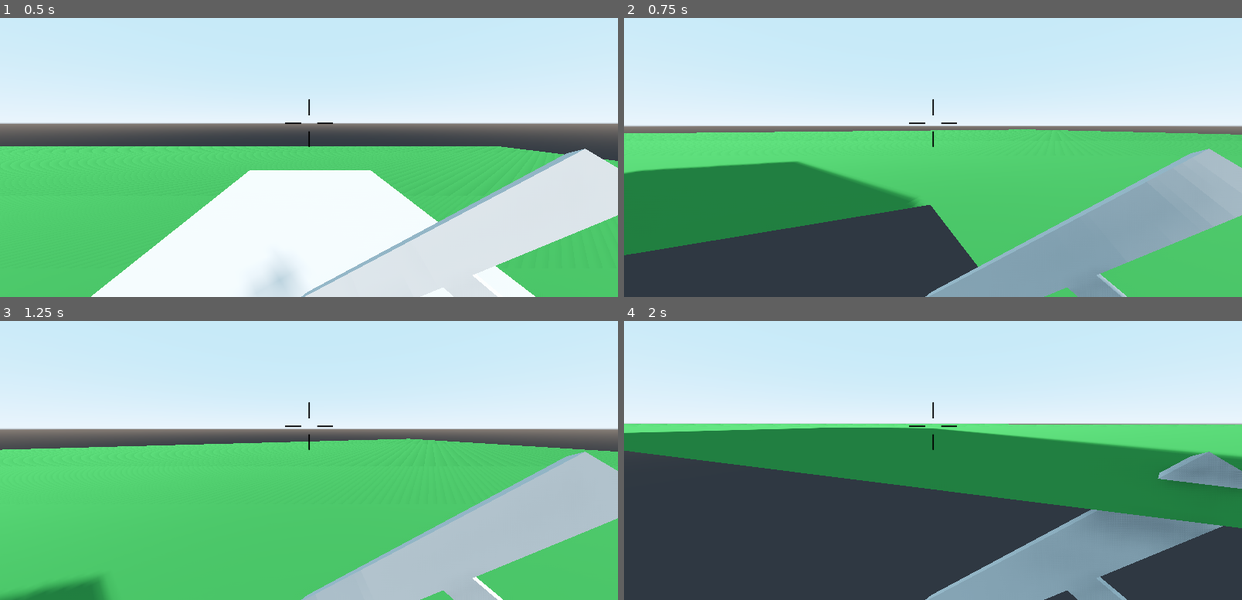
Above: before the commit, frames 1-4 (two rows, left to right).
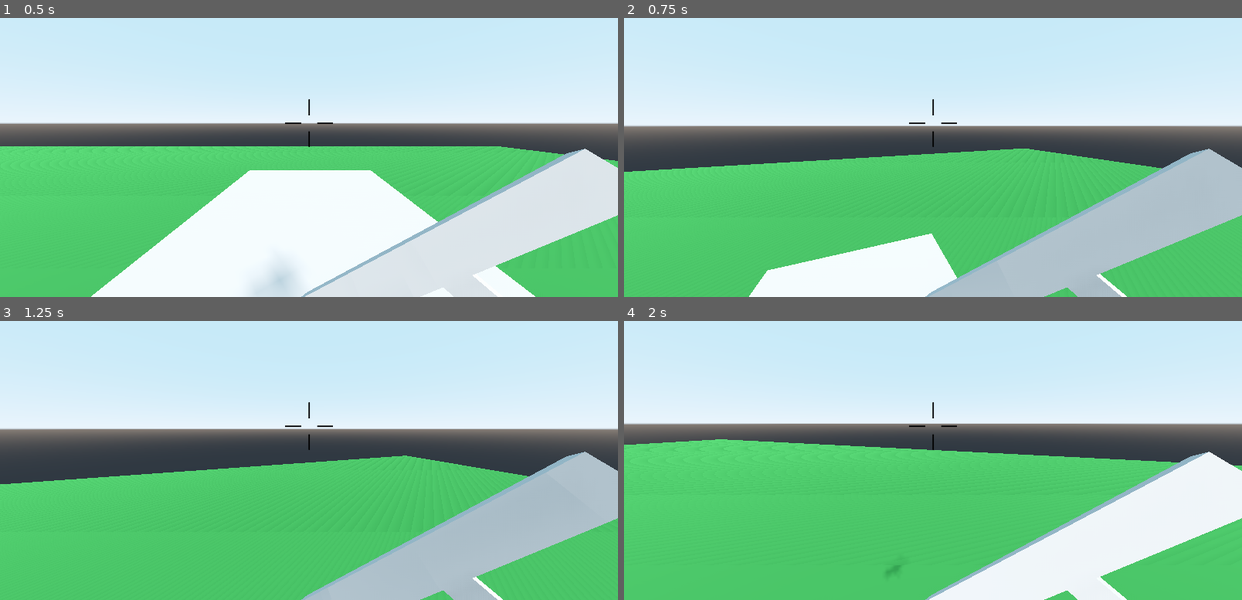
Above: after the commit, the same moments.

Repository: camgrodgers/senior-fps
Game: Godot game, scene res://Main.tscn
Two runs of this game, one before a commit and one after it. Both use one fixed random seed, a clock stepped at 60 frames per second and the inputs below.
Inputs (mouse positions are in pixels of both pictures, inside the frame that each line leads up to):
- Up to frame 1 (0.5 s): no input
- Up to frame 2 (0.75 s): tap Enter at 0.5 s; move the mouse to (963, 121) at 0.52 s; hold Up (move_forward) from 0.53 s (still down); hold Space (jump) from 0.53 s (still down); tap X (devmode, bound only before the commit) at 0.6 s
- Up to frame 3 (1.25 s): keep holding Up (move_forward); keep holding Space (jump)
- Up to frame 4 (2 s): keep holding Up (move_forward); move the mouse to (902, 427) at 1.27 s; release Space (jump) at 1.28 s; tap Space (jump) at 1.35, 1.52, 1.82 s; tap X (devmode, bound only before the commit) at 1.55 s

Frame 1 is identical in both runs. In frame 2, 42% of the frame differs, in the area x 0-100%, y 39-100%; in frame 3, 9.3%; in frame 4, 63%, in the area x 0-100%, y 36-100%.

Commit message:
Added Fly Mode

Diff:
--- a/Player/Player.gd
+++ b/Player/Player.gd
@@ -23,6 +23,9 @@
 		inverse_y_factor = 1
 
 func _physics_process(delta) -> void:
+	if Input.is_action_just_pressed("flymode"):
+		devmode = !devmode
+
 	if PlayerStats.danger_level >= 100 && !debug:
 		is_dead = true
 		$HUD.player_dead_message()
@@ -32,7 +35,10 @@
 		return
 
 	# Movement
-	process_movement(delta)
+	if(devmode):
+		fly(delta)
+	else:
+		process_movement(delta)
 	# Using items/weapons
 	process_item_use(delta)
 	# Screen shake
@@ -60,10 +66,7 @@
 var is_crouching: bool = false
 var stamina: float = 100.0
 
-# NOTE: Much of movement code is boilerplate and based on tutorials
-#		such as this one:
-#		https://docs.godotengine.org/en/3.2/tutorials/3d/fps_tutorial/part_one.html#making-the-fps-movement-logic
-func process_movement(delta: float) -> void:
+func fly(delta: float) -> void:
 	var aiming: Basis = $CameraHolder.transform.basis
 	var direction: Vector3 = Vector3()
 	var target_speed: float = WALK_SPEED
@@ -76,29 +79,40 @@
 		direction += aiming[0]
 	if Input.is_action_pressed("move_left"):
 		direction -= aiming[0]
-	if Input.is_action_just_pressed("devmode"):
-		if(devmode):
-			playerAltLevel = 1
-		devmode = !devmode
+
+
+	direction = direction.normalized()
+
+	var target = direction * target_speed
+
+
+	vel = vel.linear_interpolate(target, ACCEL * delta)
+
+	move_and_slide(vel)
+
+
+# NOTE: Much of movement code is boilerplate and based on tutorials
+#		such as this one:
+#		https://docs.godotengine.org/en/3.2/tutorials/3d/fps_tutorial/part_one.html#making-the-fps-movement-logic
+func process_movement(delta: float) -> void:
+	var aiming: Basis = $CameraHolder.transform.basis
+	var direction: Vector3 = Vector3()
+	var target_speed: float = WALK_SPEED
+
+	if Input.is_action_pressed("move_forward"):
+		direction -= aiming[2]
+	if Input.is_action_pressed("move_backward"):
+		direction += aiming[2]
+	if Input.is_action_pressed("move_right"):
+		direction += aiming[0]
+	if Input.is_action_pressed("move_left"):
+		direction -= aiming[0]
 
 	direction = direction.normalized()
 	var hvel: Vector3 = vel
 	hvel.y = 0
 	var target: Vector3 = direction
 	var accel: float = ACCEL if direction.dot(hvel) > 0 else DEACCEL
-
-	if(devmode):
-		translation.y = playerAltLevel
-		if Input.is_action_pressed("move_forward"):
-			translation -= 0.4*aiming[2]
-		if Input.is_action_pressed("move_backward"):
-			translation += 0.4*aiming[2]
-		if Input.is_action_pressed("move_right"):
-			translation += 0.4*aiming[0]
-		if Input.is_action_pressed("move_left"):
-			translation -= 0.4*aiming[0]
-	if(devmode && Input.is_action_pressed("jump")):
-		playerAltLevel += 0.1
 
 	if is_on_floor():
 		if Input.is_action_just_pressed("jump") && !devmode:
--- a/project.godot
+++ b/project.godot
@@ -105,7 +105,7 @@
 "events": [ Object(InputEventKey,"resource_local_to_scene":false,"resource_name":"","device":0,"alt":false,"shift":false,"control":false,"meta":false,"command":false,"pressed":false,"scancode":66,"unicode":0,"echo":false,"script":null)
  ]
 }
-devmode={
+flymode={
 "deadzone": 0.5,
 "events": [ Object(InputEventKey,"resource_local_to_scene":false,"resource_name":"","device":0,"alt":false,"shift":false,"control":false,"meta":false,"command":false,"pressed":false,"scancode":88,"unicode":0,"echo":false,"script":null)
  ]
